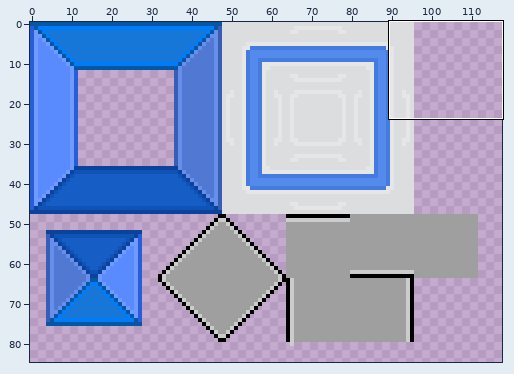
Two versions of one sprite sheet, assets/images/tileset.png. The first picture is a wide view before the edit; the outline marks the close-up.
Close-up. Before the edit:
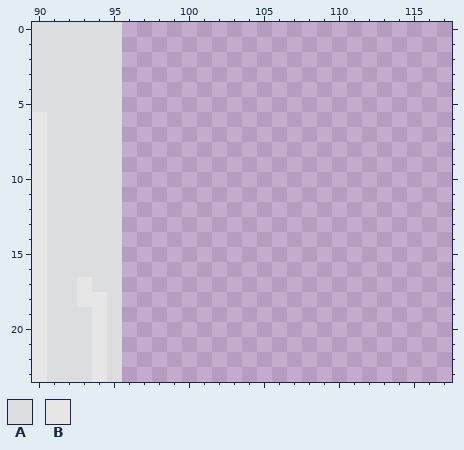
The file is 128x128 pixels. Colours within 5 levels of each other are drawn and written as one. Shown: x 90..117, y 0..23. The wide view leaves out empty margins.
Palette (. is transparent): A #dbdddf  B #e6e6e6
Pixels before, first column x 90:
 0 AAAAAA
 1 AAAAAA
 2 AAAAAA
 3 AAAAAA
 4 AAAAAA
 5 AAAAAA
 6 BAAAAA
 7 BAAAAA
 8 BAAAAA
 9 BAAAAA
10 BAAAAA
11 BAAAAA
12 BAAAAA
13 BAAAAA
14 BAAAAA
15 BAAAAA
16 BAAAAA
17 BAABAA
18 BAABBA
19 BAAABA
20 BAAABA
21 BAAABA
22 BAAABA
23 BAAABA
Once edited:
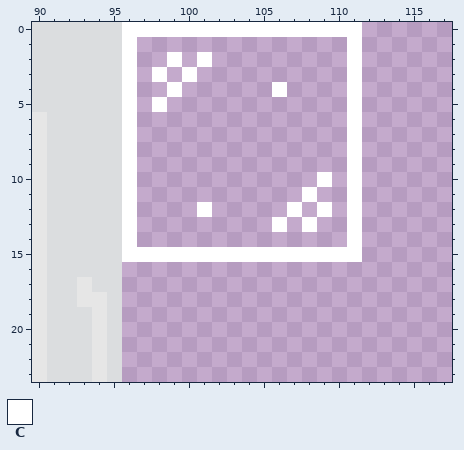
Colours new in this view: C #ffffff
Changes in this commit:
Changed rows in their new state; - is an unchanged pixel.
first column x 96:
 0 CCCCCCCCCCCCCCCC
 1 C--------------C
 2 C--C-C---------C
 3 C-C-C----------C
 4 C--C------C----C
 5 C-C------------C
 6 C--------------C
 7 C--------------C
 8 C--------------C
 9 C--------------C
10 C------------C-C
11 C-----------C--C
12 C----C-----C-C-C
13 C---------C-C--C
14 C--------------C
15 CCCCCCCCCCCCCCCC
Where, in picture pixels (left, top, right, bottom), the same in both close-ups:
added: (122, 22, 362, 262)
